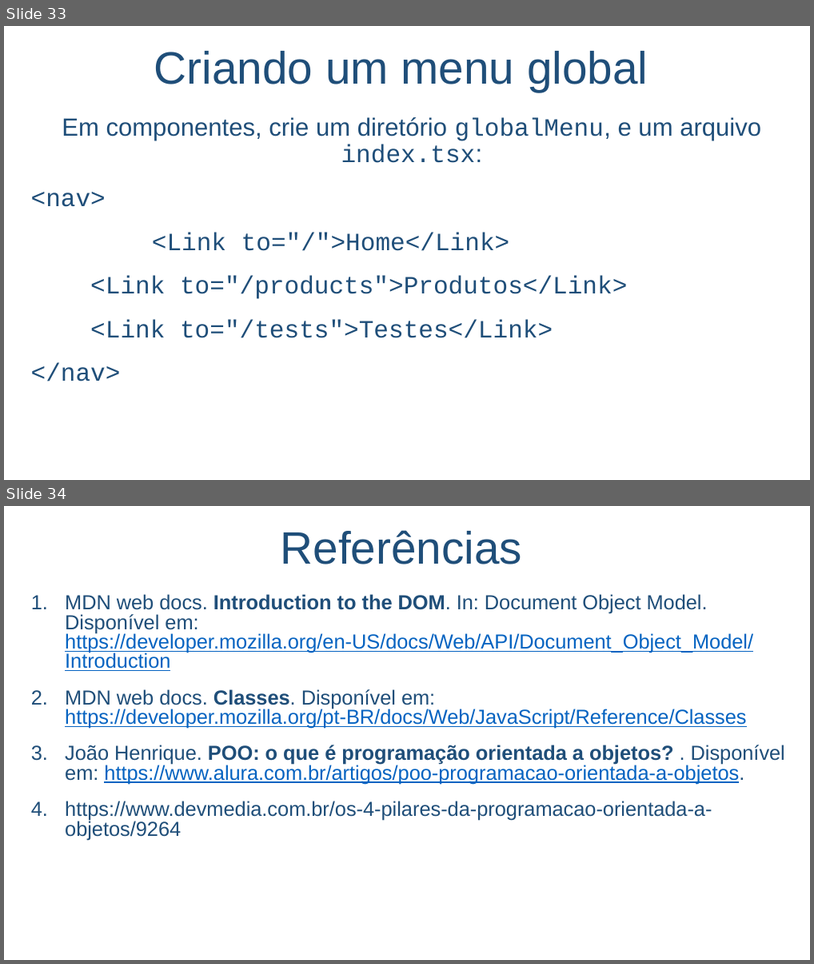
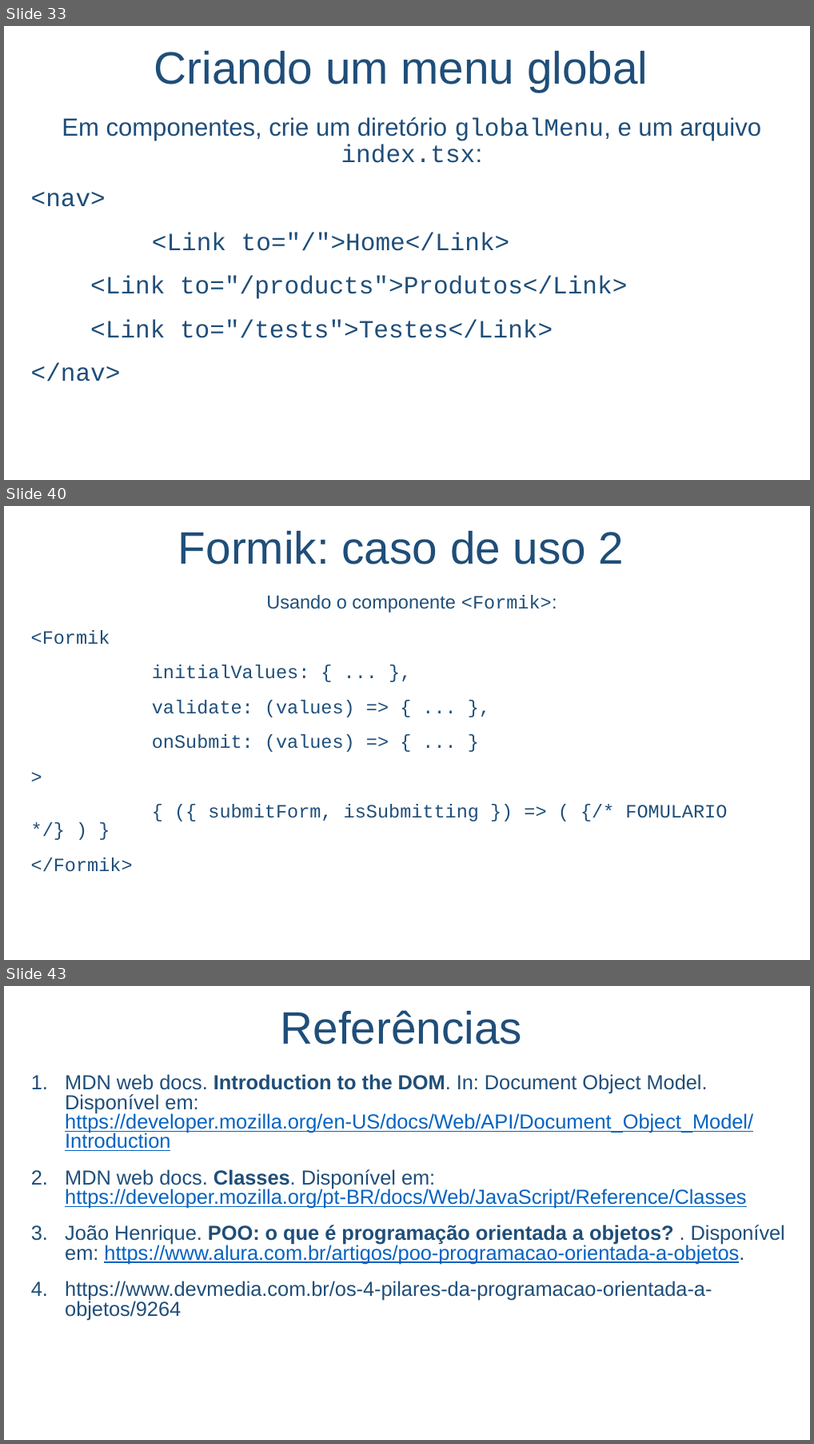
Before and after one commit to salmo-jr/public-slides, a slide deck: React.pptx. Shown one above the other, each under a label of ours: slides 33 and 34 before the commit, slides 33, 40 and 43 after it; the slides between them are not shown. The pictures are 814x964 and 814x1444 pixels, drawn with LibreOffice and Linux fonts; fonts in the diff are those of the drawing; background and template pictures are left out. Boxes give left, top, right and bottom in pixels: in the first picture for what was removed or moved away, otherwise in the second. Text is boxed around its words. In the diff, an @@ line names an element or a change of style, - is before the commit and + after.

```diff
--- a/React.pptx
+++ b/React.pptx
@@ slide 40 added at (x1=4, y1=506, x2=810, y2=960), background picture (left out) @@
@@ text added at (x1=178, y1=531, x2=625, y2=564), 54 pt, text #1F4E79 @@
+Formik: caso de uso 2
@@ text added at (x1=31, y1=595, x2=727, y2=821), 22.4 pt, text #1F4E79 @@
+Usando o componente <Formik>:
+<Formik
+initialValues: { ... },
+validate: (values) => { ... },
+onSubmit: (values) => { ... }
+>
+{ ({ submitForm, isSubmitting }) => ( {/* FOMULARIO */} ) }
+</Formik>
@@ what was slide 34 is now slide 43 @@
```
Also in this commit, not shown: 1 slide changed, 8 other slides added, 1 other file.
